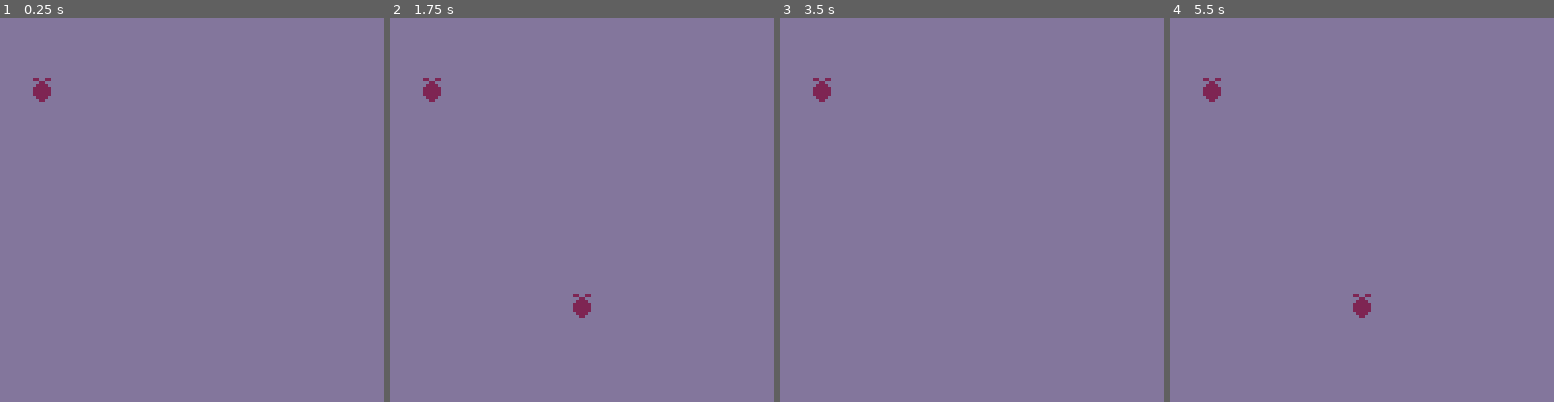
Above: before the commit, frames 1-4 (left to right).
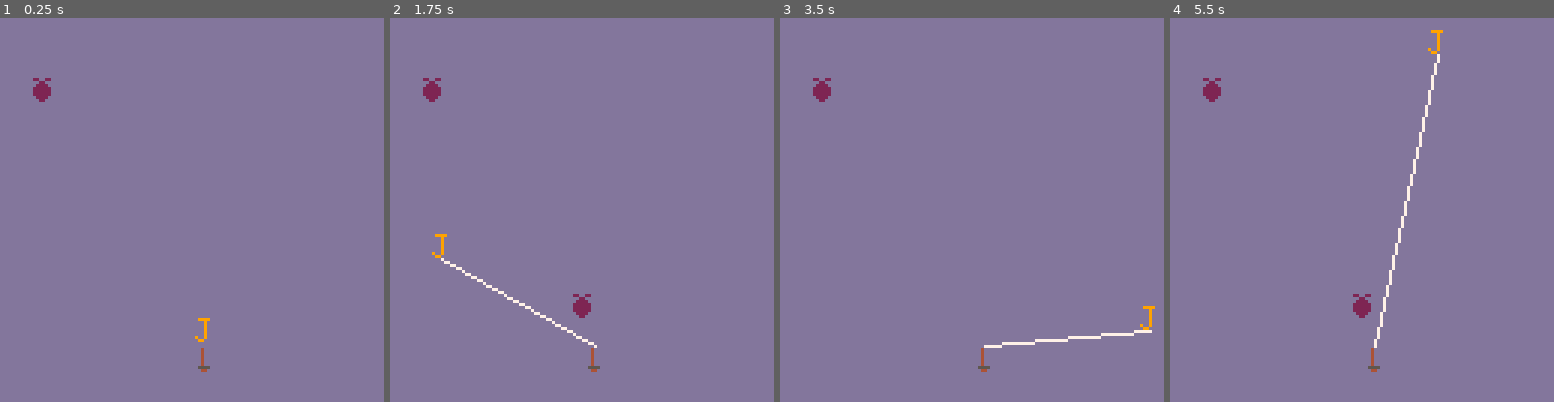
Above: after the commit, the same moments.

Repository: millwardesque/picofish
Game: PICO-8 cartridge fish.p8
Two runs of this game, one before a commit and one after it. Both use one fixed random seed, a clock stepped at 60 frames per second and the inputs below.
Inputs:
- Up to frame 1 (0.25 s): no input
- Up to frame 2 (1.75 s): tap X (X key) at 0.33, 1.07 s; tap O (Z key) at 0.7, 1.7 s
- Up to frame 3 (3.5 s): tap X (X key) at 1.85, 2.97 s; tap O (Z key) every 0.4 s from 2.1 to 3.3 s; hold Up 2.15-2.42 s
- Up to frame 4 (5.5 s): hold Down 3.63-3.97 s; tap O (Z key) every 0.4 s from 3.7 to 5.3 s; tap X (X key) at 4.08, 5.2 s; hold Up 4.73-5.03 s

The runs differ from the first frame. In frame 1, 0.2% of the frame differs, in the area x 50-55%, y 78-93%; in frame 2, 0.5%; in frame 3, 0.5%; in frame 4, 0.8%, in the area x 51-72%, y 3-93%.

Commit message:
Added rod, lure, and casting.

Diff:
--- a/fish.p8
+++ b/fish.p8
@@ -283,6 +283,7 @@
 
         f.update = function(self)
             -- @TODO Move
+            -- @TODO Bite
 
             -- Show / hide randomly
             if (flr(rnd(100)) == 1) then
@@ -310,6 +311,70 @@
 
 return fish
 end
+package._c["rod"]=function()
+game_obj = require('game_obj')
+log = require('log')
+lure = require('lure')
+renderer = require('renderer')
+
+local rod = {
+    mk = function(name, x, y)
+        local r = game_obj.mk(name, 'rod', x, y)
+        r.lure = lure.mk('lure', x, y - 10)
+        r.state = 'idle'
+
+        renderer.attach(r, 3)
+
+        r.renderable.render = function(self, x, y)
+            r.renderable.default_render(self, x, y)
+
+            if self.game_obj.state == 'cast' then
+                line(x + 4, y - 1, self.game_obj.lure.x + 4, self.game_obj.lure.y + 8, 7)
+            end
+        end
+
+        r.set_state = function(self, state)
+            -- @TODO Casting
+            -- @TODO Reeling
+
+            if state == 'idle' and self.state ~= state then
+                self.lure.x = self.x
+                self.lure.y = self.y - 10
+            elseif state == 'cast' and self.state ~= state then
+                x_range = 56
+                x_offset = flr(rnd(x_range * 2)) - x_range
+
+                y_range = 100
+                y_offset = flr(rnd(y_range))
+
+                self.lure.x = self.x + x_offset
+                self.lure.y = self.y - 10 - y_offset
+            end
+
+            self.state = state
+        end
+
+        return r
+    end,
+}
+
+return rod
+end
+package._c["lure"]=function()
+game_obj = require('game_obj')
+renderer = require('renderer')
+
+local lure = {
+    mk = function(name, x, y)
+        local l = game_obj.mk(name, 'lure', x, y)
+        renderer.attach(l, 2)
+
+        return l
+    end,
+}
+
+return lure
+end
 function require(p)
 local l=package.loaded
 if (l[p]==nil) l[p]=package._c[p]()
@@ -323,6 +388,7 @@
 v2 = require('v2')
 
 fish = require('fish')
+rod = require('rod')
 
 map = 1
 water = {13, 12, 1}
@@ -331,6 +397,7 @@
 fishes = nil
 scene = nil
 state = "ingame"
+p1_rod = nil
 
 function _init()
     log.debug = true
@@ -343,9 +410,12 @@
     fishes = {}
     add(fishes, fish.mk('f1', 10, 20))
     add(fishes, fish.mk('f2', 60, 92))
-
     add(scene, fishes[1])
     add(scene, fishes[2])
+
+    p1_rod = rod.mk('rod', 64, 110)
+    add(scene, p1_rod)
+    add(scene, p1_rod.lure)
 end
 
 function _update()
@@ -356,6 +426,13 @@
             end
         end
 
+        if btnp(4) then
+            p1_rod.set_state(p1_rod, 'cast')
+        end
+        if btnp(5) then
+            p1_rod.set_state(p1_rod, 'idle')
+        end
+
         -- Map toggle
         if btnp(2) then
             map -= 1
@@ -379,14 +456,14 @@
     log.render()
 end
 __gfx__
-00000000022002200000000000000000000000000000000000000000000000000000000000000000000000000000000000000000000000000000000000000000
-00000000000220000000000000000000000000000000000000000000000000000000000000000000000000000000000000000000000000000000000000000000
-00000030002222000000000000000000000000000000000000000000000000000000000000000000000000000000000000000000000000000000000000000000
-00000300022222200000000000000000000000000000000000000000000000000000000000000000000000000000000000000000000000000000000000000000
-03003000022222200000000000000000000000000000000000000000000000000000000000000000000000000000000000000000000000000000000000000000
-00330000022222200000000000000000000000000000000000000000000000000000000000000000000000000000000000000000000000000000000000000000
-00030000002222000000000000000000000000000000000000000000000000000000000000000000000000000000000000000000000000000000000000000000
-00030000000220000000000000000000000000000000000000000000000000000000000000000000000000000000000000000000000000000000000000000000
+00000000022002200099990000040000000000000000000000000000000000000000000000000000000000000000000000000000000000000000000000000000
+00000000000220000000900000040000000000000000000000000000000000000000000000000000000000000000000000000000000000000000000000000000
+00000030002222000000900000040000000000000000000000000000000000000000000000000000000000000000000000000000000000000000000000000000
+00000300022222200000900000040000000000000000000000000000000000000000000000000000000000000000000000000000000000000000000000000000
+03003000022222200000900000040000000000000000000000000000000000000000000000000000000000000000000000000000000000000000000000000000
+00330000022222200000900000040000000000000000000000000000000000000000000000000000000000000000000000000000000000000000000000000000
+00030000002222000900900000555500000000000000000000000000000000000000000000000000000000000000000000000000000000000000000000000000
+00030000000220000099000000044000000000000000000000000000000000000000000000000000000000000000000000000000000000000000000000000000
 
 __gff__
 0000000000000000000000000000000000000000000000000000000000000000000000000000000000000000000000000000000000000000000000000000000000000000000000000000000000000000000000000000000000000000000000000000000000000000000000000000000000000000000000000000000000000000
--- a/game.lua
+++ b/game.lua
@@ -5,6 +5,7 @@
 v2 = require('v2')
 
 fish = require('fish')
+rod = require('rod')
 
 map = 1
 water = {13, 12, 1}
@@ -13,6 +14,7 @@
 fishes = nil
 scene = nil
 state = "ingame"
+p1_rod = nil
 
 function _init()
     log.debug = true
@@ -25,9 +27,12 @@
     fishes = {}
     add(fishes, fish.mk('f1', 10, 20))
     add(fishes, fish.mk('f2', 60, 92))
-
     add(scene, fishes[1])
     add(scene, fishes[2])
+
+    p1_rod = rod.mk('rod', 64, 110)
+    add(scene, p1_rod)
+    add(scene, p1_rod.lure)
 end
 
 function _update()
@@ -36,6 +41,13 @@
             if obj.update then
                 obj.update(obj)
             end
+        end
+
+        if btnp(4) then
+            p1_rod.set_state(p1_rod, 'cast')
+        end
+        if btnp(5) then
+            p1_rod.set_state(p1_rod, 'idle')
         end
 
         -- Map toggle
--- a/lib/fish.lua
+++ b/lib/fish.lua
@@ -10,6 +10,7 @@
 
         f.update = function(self)
             -- @TODO Move
+            -- @TODO Bite
 
             -- Show / hide randomly
             if (flr(rnd(100)) == 1) then
--- /dev/null
+++ b/lib/lure.lua
@@ -0,0 +1,13 @@
+game_obj = require('game_obj')
+renderer = require('renderer')
+
+local lure = {
+    mk = function(name, x, y)
+        local l = game_obj.mk(name, 'lure', x, y)
+        renderer.attach(l, 2)
+
+        return l
+    end,
+}
+
+return lure
--- /dev/null
+++ b/lib/rod.lua
@@ -0,0 +1,48 @@
+game_obj = require('game_obj')
+log = require('log')
+lure = require('lure')
+renderer = require('renderer')
+
+local rod = {
+    mk = function(name, x, y)
+        local r = game_obj.mk(name, 'rod', x, y)
+        r.lure = lure.mk('lure', x, y - 10)
+        r.state = 'idle'
+
+        renderer.attach(r, 3)
+
+        r.renderable.render = function(self, x, y)
+            r.renderable.default_render(self, x, y)
+
+            if self.game_obj.state == 'cast' then
+                line(x + 4, y - 1, self.game_obj.lure.x + 4, self.game_obj.lure.y + 8, 7)
+            end
+        end
+
+        r.set_state = function(self, state)
+            -- @TODO Casting
+            -- @TODO Reeling
+            -- @TODO Animate
+
+            if state == 'idle' and self.state ~= state then
+                self.lure.x = self.x
+                self.lure.y = self.y - 10
+            elseif state == 'cast' and self.state ~= state then
+                x_range = 56
+                x_offset = flr(rnd(x_range * 2)) - x_range
+
+                y_range = 100
+                y_offset = flr(rnd(y_range))
+
+                self.lure.x = self.x + x_offset
+                self.lure.y = self.y - 10 - y_offset
+            end
+
+            self.state = state
+        end
+
+        return r
+    end,
+}
+
+return rod
